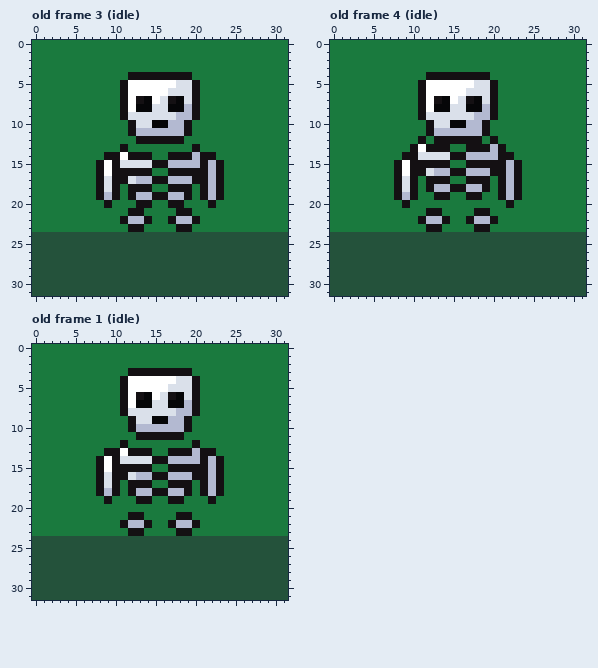
Two versions of one pixel-art file, assets/sprites/WIP/skeleton.aseprite. This is how it looked before the edit.
32x32 pixels, 10 frames. Shown: old frame 3 (idle), old frame 4 (idle), old frame 1 (idle). The commit also changed other frames, which this record leaves out.
The result:
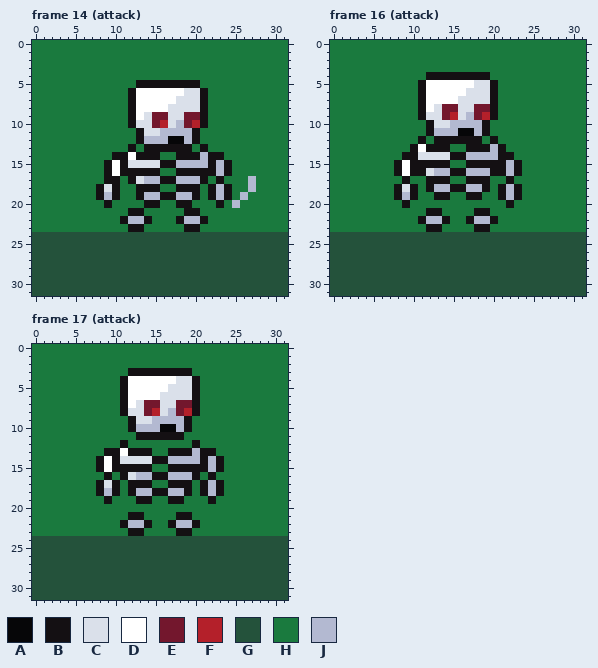
Palette (. is transparent): A #060608  B #141013  C #dae0ea  D #ffffff  E #73172d  F #b4202a  G #24523b  H #1a7a3e  J #b3b9d1
A new or re-ordered frame is compared with the old frame closest to it.
The author wrote: Updated skeleton & added attack animation
Diff:
frames 10 -> 17
--- frame 14 (attack) is new; against old frame 3 (idle), layer "main"
@@ x 0..31 @@
  3 HHHHHHHHHHHHHHHHHHHHHHHHHHHHHHHH
- 4 HHHHHHHHHHHHBBBBBBBBHHHHHHHHHHHH
- 5 HHHHHHHHHHHBDDDDDDCCBHHHHHHHHHHH
- 6 HHHHHHHHHHHBDDDDDCCCBHHHHHHHHHHH
- 7 HHHHHHHHHHHBDBADCBACBHHHHHHHHHHH
- 8 HHHHHHHHHHHBDAACCAAJBHHHHHHHHHHH
- 9 HHHHHHHHHHHBCCCCCCJJBHHHHHHHHHHH
-10 HHHHHHHHHHHHBCCAAJJBHHHHHHHHHHHH
-11 HHHHHHHHHHHHBJJJJJJBHHHHHHHHHHHH
-12 HHHHHHHHHHHHHBBBBBBHHHHHHHHHHHHH
-13 HHHHHHHHHHHBHHHHHHHHBHHHHHHHHHHH
-14 HHHHHHHHHBBDBBBHHBBBJBBHHHHHHHHH
-15 HHHHHHHHBDBCCCCBBJJJJBJBHHHHHHHH
-16 HHHHHHHHBDBBBBBHHBBBBBJBHHHHHHHH
-17 HHHHHHHHBCBBCJJBBJJJBBJBHHHHHHHH
-18 HHHHHHHHBCBHBBBHHBBBHBJBHHHHHHHH
-19 HHHHHHHHBJBHBJJBBJJBHBJBHHHHHHHH
-20 HHHHHHHHHBHHHBBHHBBHHHBHHHHHHHHH
-21 HHHHHHHHHHHHBBHHHHBBHHHHHHHHHHHH
-22 HHHHHHHHHHHBJJBHHBJJBHHHHHHHHHHH
-23 HHHHHHHHHHHHBBHHHHBBHHHHHHHHHHHH
+ 4 HHHHHHHHHHHHHHHHHHHHHHHHHHHHHHHH
+ 5 HHHHHHHHHHHHHBBBBBBBBHHHHHHHHHHH
+ 6 HHHHHHHHHHHHBDDDDDDCCBHHHHHHHHHH
+ 7 HHHHHHHHHHHHBDDDDDCCCBHHHHHHHHHH
+ 8 HHHHHHHHHHHHBDDDDCCCCBHHHHHHHHHH
+ 9 HHHHHHHHHHHHBDCEECCEEBHHHHHHHHHH
+10 HHHHHHHHHHHHBCCEFCJEFBHHHHHHHHHH
+11 HHHHHHHHHHHHHBCCJJJJBHHHHHHHHHHH
+12 HHHHHHHHHHHHHBJJJAAJBHHHHHHHHHHH
+13 HHHHHHHHHHHHBHBBBBBBHBHHHHHHHHHH
+14 HHHHHHHHHHBBDBBBHHBBBJBBHHHHHHHH
+15 HHHHHHHHHBDBCCCCBBJJJJBJBHHHHHHH
+16 HHHHHHHHHBDBBBBBHHBBBBBJBHHHHHHH
+17 HHHHHHHHHBBHBCJJBBJJJBHBHHHJHHHH
+18 HHHHHHHHBCBHHBBBHHBBBHBJBHHJHHHH
+19 HHHHHHHHBJBHHBJJBBJJBHBJBHJHHHHH
+20 HHHHHHHHHBHHHHBBHHBBHHHBHJHHHHHH
+21 HHHHHHHHHHHHBBHHHHHBBHHHHHHHHHHH
+22 HHHHHHHHHHHBJJBHHHBJJBHHHHHHHHHH
+23 HHHHHHHHHHHHBBHHHHHBBHHHHHHHHHHH
 24 GGGGGGGGGGGGGGGGGGGGGGGGGGGGGGGG
--- frame 16 (attack) is new; against old frame 4 (idle), layer "main"
@@ x 11..21 @@
  6 BDDDDDCCCBH
- 7 BDBADCBACBH
- 8 BDAACCAAJBH
- 9 BCCCCCCJJBH
-10 HBCCAAJJBHH
-11 HBJJJJJJBHH
+ 7 BDDDDCCCCBH
+ 8 BDCEECCEEBH
+ 9 BCCEFCJEFBH
+10 HBCCJJJJBHH
+11 HBJJJAAJBHH
 12 BHBBBBBBHBH
@@ x 6..25 @@
 16 HHBDBBCJJBBJJJBBJBHH
-17 HHBCBHBBBHHBBBHBJBHH
+17 HHHBHHBBBHHBBBHHBHHH
 18 HHBCBHBJJBBJJBHBJBHH
--- frame 17 (attack) is new; against old frame 1 (idle), layer "main"
@@ x 11..21 @@
  5 BDDDDDCCCBH
- 6 BDBADCBACBH
- 7 BDAACCAAJBH
- 8 BCCCCCCJJBH
- 9 HBCCAAJJBHH
-10 HBJJJJJJBHH
+ 6 BDDDDCCCCBH
+ 7 BDCEECCEEBH
+ 8 BCCEFCJEFBH
+ 9 HBCCJJJJBHH
+10 HBJJJAAJBHH
 11 HHBBBBBBHHH
@@ x 6..25 @@
 15 HHBDBBBBBHHBBBBBJBHH
-16 HHBCBBCJJBBJJJBBJBHH
+16 HHHBHBCJJBBJJJBHBHHH
 17 HHBCBHBBBHHBBBHBJBHH
Pixel boxes of the changes (left, top, right, bottom) in both pictures:
changed: (96, 72, 256, 232)
changed: (434, 96, 490, 136)
changed: (394, 176, 418, 184)
changed: (498, 176, 522, 184)
changed: (136, 392, 192, 432)
changed: (96, 472, 120, 480)
changed: (200, 472, 224, 480)
